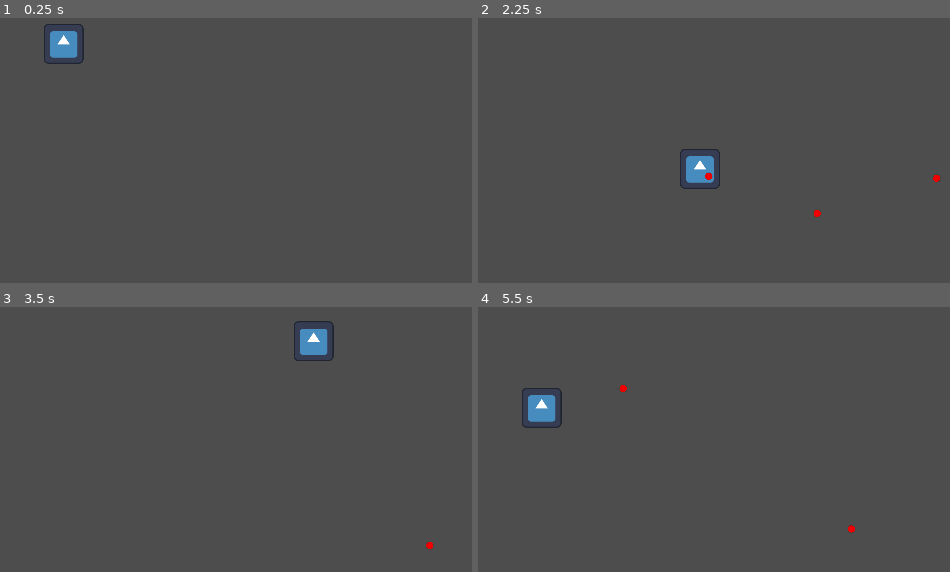
Above: before the commit, frames 1-4 (two rows, left to right).
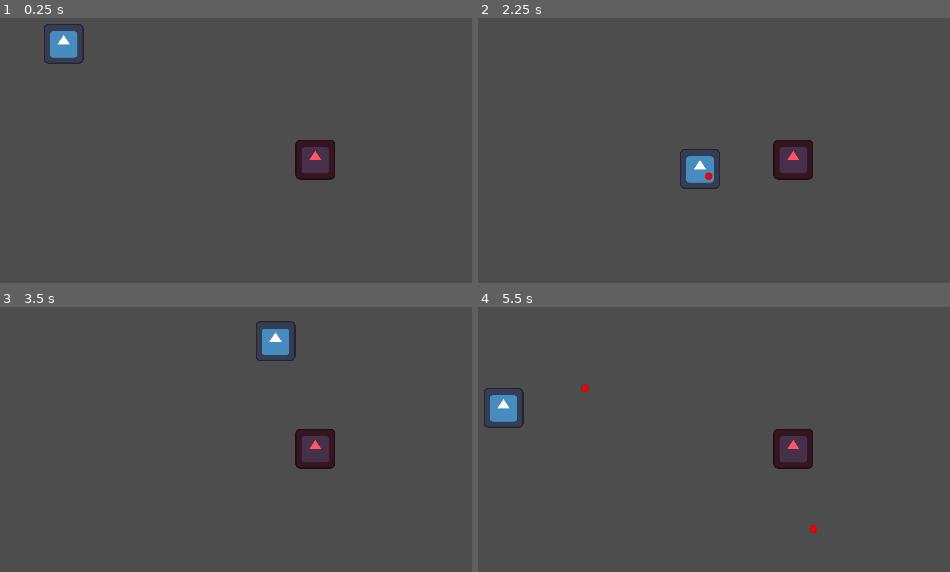
Above: after the commit, the same moments.

Repository: jordantheblob/Bitter-Sails-Game-Jam
Game: Godot game, scene res://main.tscn
Two runs of this game, one before a commit and one after it. Both use one fixed random seed, a clock stepped at 60 frames per second and the inputs below. The engine's default icon, where the game draws it, is replaced by a stand-in: a white triangle on a blue panel in a dark square.
Inputs (mouse positions are in pixels of both pictures, inside the frame that each line leads up to):
- Up to frame 1 (0.25 s): no input
- Up to frame 2 (2.25 s): tap Enter at 0.5 s; move the mouse to (728, 36) at 0.52 s; hold Right (ui_right) 0.53-1.28 s; click (728, 36) at 0.6 s; move the mouse to (outside the picture) at 1.27 s; hold Down (ui_down) 1.28-2.03 s; click (outside the picture) at 1.35 s; move the mouse to (outside the picture) at 2.02 s; hold Right (ui_right) from 2.03 s (still down); click (outside the picture) at 2.1 s
- Up to frame 3 (3.5 s): move the mouse to (33, 436) at 2.77 s; release Right (ui_right) at 2.78 s; hold Up (ui_up) from 2.78 s (still down); click (33, 436) at 2.85 s
- Up to frame 4 (5.5 s): move the mouse to (789, 415) at 3.52 s; release Up (ui_up) at 3.53 s; hold Left (ui_left) 3.53-5.03 s; click (789, 415) at 3.6 s; move the mouse to (outside the picture) at 4.27 s; click (outside the picture) at 4.35 s; move the mouse to (591, 346) at 5.02 s; hold Down (ui_down) from 5.03 s (still down); click (591, 346) at 5.1 s

The runs differ from the first frame. In frame 1, 1.3% of the frame differs, in the area x 62-71%, y 46-62%; in frame 2, 1.3%; in frame 3, 2.7%; in frame 4, 2.9%, in the area x 1-80%, y 29-86%.

Commit message:
created enemy and function to reduce enemy heath bullet despawns when it hits an enemy and enemy despawns at 0 health

Diff:
--- a/bullet.gd
+++ b/bullet.gd
@@ -4,7 +4,6 @@
 
 # Called when the node enters the scene tree for the first time.
 func _ready():
-	look_at(get_global_mouse_position())
 	var mouse_position = get_global_mouse_position()
 	var direction = mouse_position - position
 	_angle = direction.angle()
@@ -17,3 +16,13 @@
 func _on_screen_exited():
 	get_parent().remove_child(self)
 	self.queue_free()
+
+
+func _on_area_entered(area):
+	if area.is_in_group('enemy'):
+		call_deferred('clear_bullet')
+
+
+func clear_bullet():
+	get_parent().remove_child(self)
+	self.queue_free()
--- a/bullet.tscn
+++ b/bullet.tscn
@@ -6,19 +6,23 @@
 [sub_resource type="CapsuleShape2D" id="CapsuleShape2D_6wkpq"]
 height = 20.0
 
-[node name="Bullet" type="Node2D"]
+[node name="Bullet" type="Node2D" groups=["bullet"]]
 script = ExtResource("1_mw4ea")
 metadata/_edit_group_ = true
 
-[node name="Area2D" type="Area2D" parent="."]
+[node name="Area2D" type="Area2D" parent="." groups=["bullet"]]
+collision_layer = 4
+collision_mask = 2
 
-[node name="hitArea" type="CollisionShape2D" parent="Area2D"]
+[node name="hitArea" type="CollisionShape2D" parent="Area2D" groups=["bullet"]]
 shape = SubResource("CapsuleShape2D_6wkpq")
 
-[node name="Sprite2D" type="Sprite2D" parent="Area2D"]
+[node name="Sprite2D" type="Sprite2D" parent="Area2D" groups=["bullet"]]
 scale = Vector2(0.05, 0.05)
 texture = ExtResource("1_a71k3")
 
-[node name="screen notifier" type="VisibleOnScreenEnabler2D" parent="."]
+[node name="screen notifier" type="VisibleOnScreenEnabler2D" parent="." groups=["bullet"]]
+scale = Vector2(0.871933, 0.871933)
 
+[connection signal="area_entered" from="Area2D" to="." method="_on_area_entered"]
 [connection signal="screen_exited" from="screen notifier" to="." method="_on_screen_exited"]
--- /dev/null
+++ b/enemy.gd
@@ -0,0 +1,23 @@
+extends RigidBody2D
+
+@export var health: int = 10
+# Called when the node enters the scene tree for the first time.
+func _ready():
+	pass # Replace with function body.
+
+
+# Called every frame. 'delta' is the elapsed time since the previous frame.
+func _process(_delta):
+	pass
+
+
+func _on_area_2d_area_entered(area):
+	if area.is_in_group('bullet'):
+		print_debug('shot')
+		health -= 2
+		if health == 0:
+			call_deferred('remove_enemy')
+
+func remove_enemy():
+	get_parent().remove_child(self)
+	self.queue_free()
--- /dev/null
+++ b/enemy.tscn
@@ -0,0 +1,35 @@
+[gd_scene load_steps=5 format=3 uid="uid://38x3n13e14vn"]
+
+[ext_resource type="Texture2D" uid="uid://bhtcdn23wymeu" path="res://icon.svg" id="1_3l5gv"]
+[ext_resource type="Script" path="res://enemy.gd" id="1_bm1x1"]
+
+[sub_resource type="RectangleShape2D" id="RectangleShape2D_43a37"]
+size = Vector2(128, 128)
+
+[sub_resource type="RectangleShape2D" id="RectangleShape2D_5eenc"]
+size = Vector2(105, 105)
+
+[node name="RigidBody2D" type="RigidBody2D" groups=["enemy"]]
+collision_layer = 2
+collision_mask = 5
+gravity_scale = 0.0
+script = ExtResource("1_bm1x1")
+
+[node name="Sprite2D" type="Sprite2D" parent="." groups=["enemy"]]
+modulate = Color(0.988235, 0.341176, 0.388235, 1)
+scale = Vector2(0.75, 0.75)
+texture = ExtResource("1_3l5gv")
+
+[node name="CollisionShape2D" type="CollisionShape2D" parent="." groups=["enemy"]]
+scale = Vector2(0.75, 0.75)
+shape = SubResource("RectangleShape2D_43a37")
+
+[node name="hitbox" type="Area2D" parent="." groups=["enemy"]]
+collision_layer = 2
+collision_mask = 5
+
+[node name="CollisionShape2D" type="CollisionShape2D" parent="hitbox" groups=["enemy"]]
+position = Vector2(0.5, 0.5)
+shape = SubResource("RectangleShape2D_5eenc")
+
+[connection signal="area_entered" from="hitbox" to="." method="_on_area_2d_area_entered"]
--- a/main.tscn
+++ b/main.tscn
@@ -1,7 +1,8 @@
-[gd_scene load_steps=3 format=3 uid="uid://c1630jflee62y"]
+[gd_scene load_steps=4 format=3 uid="uid://c1630jflee62y"]
 
 [ext_resource type="PackedScene" uid="uid://bcrnkni1tuqqp" path="res://player.tscn" id="1_jjnwy"]
 [ext_resource type="Script" path="res://main.gd" id="1_so165"]
+[ext_resource type="PackedScene" uid="uid://38x3n13e14vn" path="res://enemy.tscn" id="3_3nqpy"]
 
 [node name="Node2D" type="Node2D"]
 script = ExtResource("1_so165")
@@ -9,4 +10,7 @@
 [node name="player" parent="." instance=ExtResource("1_jjnwy")]
 position = Vector2(940, 506)
 
+[node name="enemy" parent="." instance=ExtResource("3_3nqpy")]
+position = Vector2(1544, 784)
+
 [connection signal="shoot" from="player" to="." method="_on_player_shoot"]
--- a/player.tscn
+++ b/player.tscn
@@ -7,6 +7,7 @@
 size = Vector2(124, 123)
 
 [node name="CharacterBody2D" type="CharacterBody2D"]
+collision_mask = 2
 motion_mode = 1
 script = ExtResource("1_t7gpu")
 
